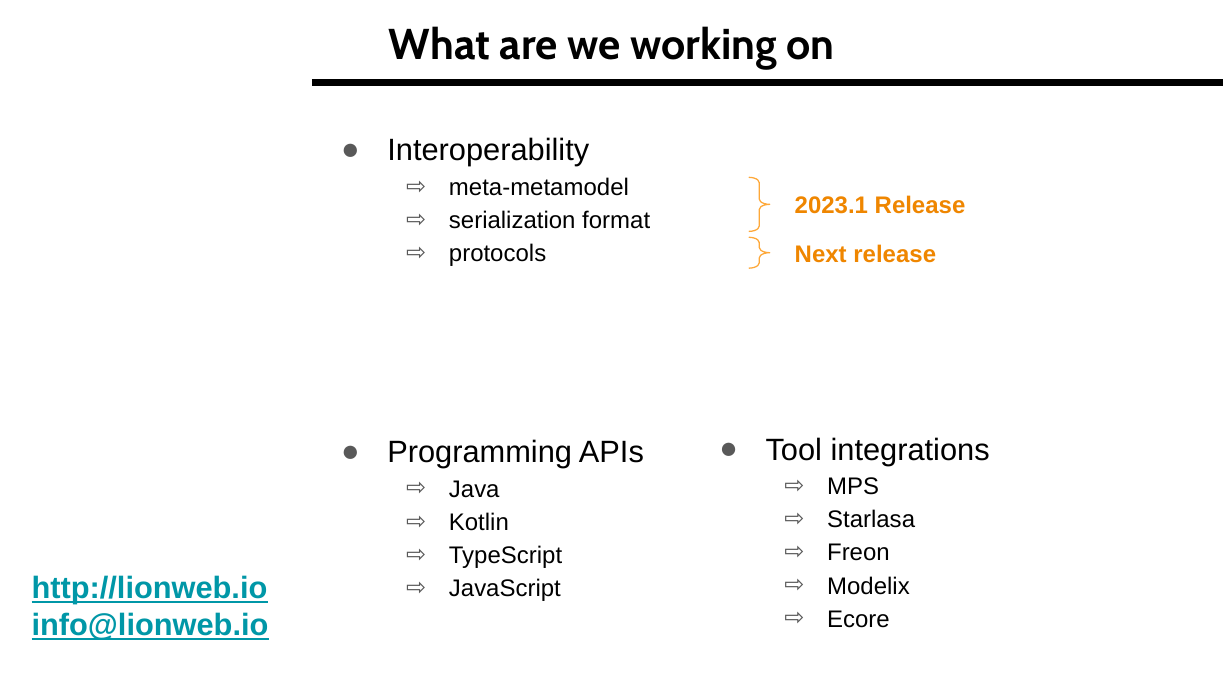
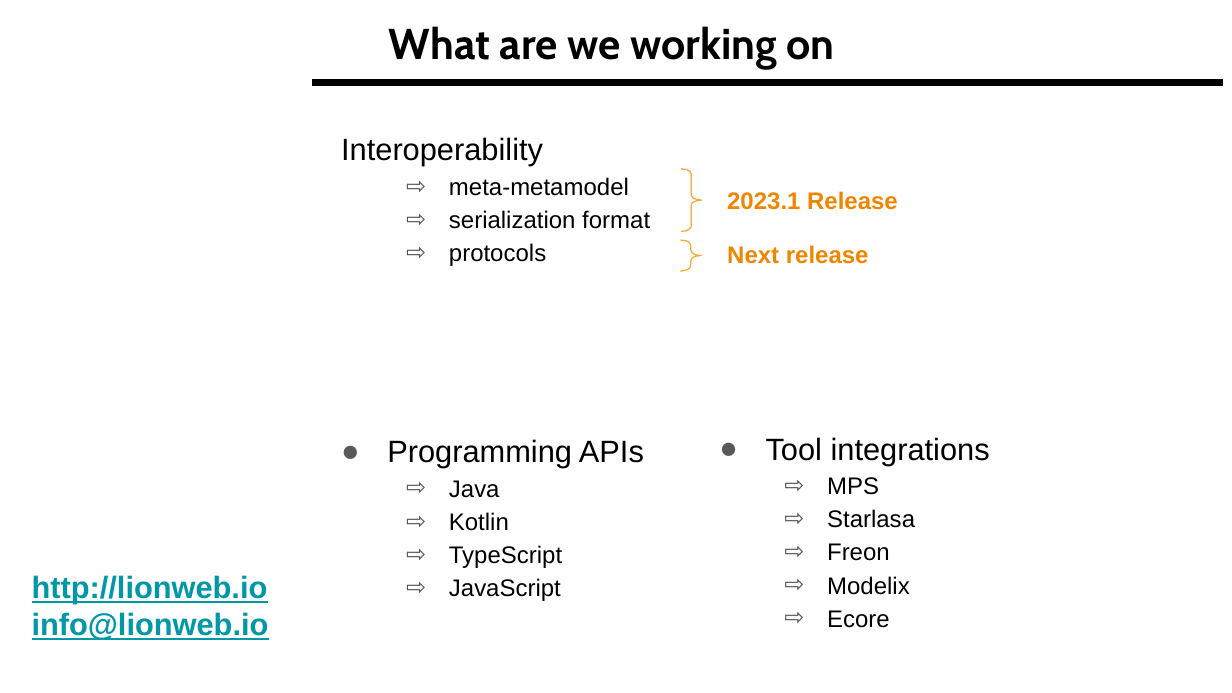
Before and after one commit to LionWeb-io/specification, a slide deck: slide 6 of resources/LangDev Talk.pptx. Drawn at 1232x693 pixels with LibreOffice and Linux fonts; fonts in the diff are those of the drawing; background and template pictures are left out. Boxes give left, top, right and bottom in pixels: in the first picture for what was removed or moved away, otherwise in the second. Text is boxed around its words. In the diff, an @@ line names an element or a change of style, - is before the commit and + after.

```diff
--- a/resources/LangDev Talk.pptx
+++ b/resources/LangDev Talk.pptx
@@ text at [341,137,543,166]: bullet ● to none @@
@@ right brace: place and size @@
-right brace at [749,177,770,232]
+right brace at [681,169,701,232]
@@ text "2023.1 Release": place and size @@
-text "2023.1 Release" at [795,195,966,214]
+text "2023.1 Release" at [727,191,898,210]
@@ text "Next release": place and size @@
-text "Next release" at [795,244,936,263]
+text "Next release" at [727,245,869,264]
@@ right brace: place and size @@
-right brace at [749,238,770,269]
+right brace at [680,240,701,271]
```
Also in this commit, not shown: 5 other slides changed, 3 slides removed.
